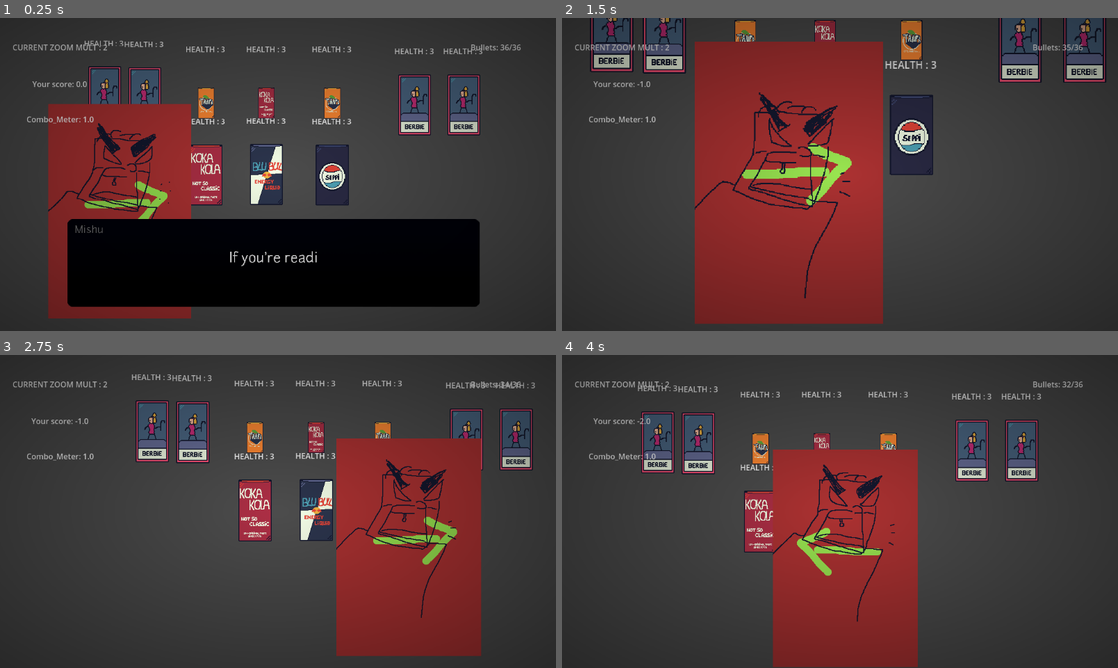
Above: before the commit, frames 1-4 (two rows, left to right).
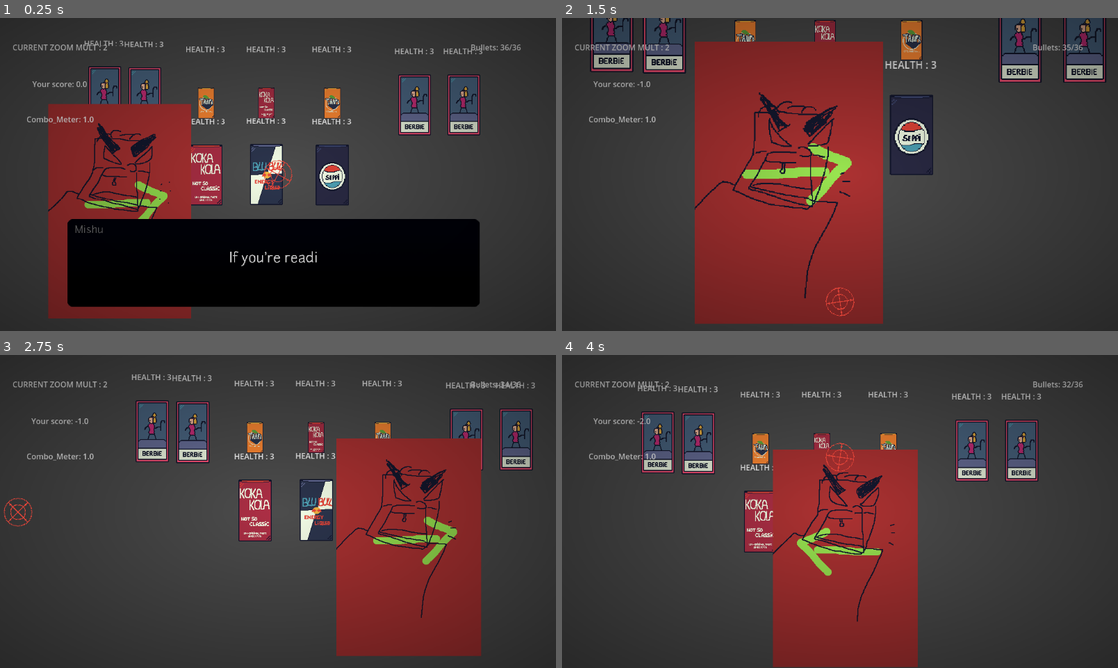
Above: after the commit, the same moments.

Repository: HelpMeFindAUsername/RIFTB
Game: Godot game, scene res://Scenes/2D/Main/main.tscn
Two runs of this game, one before a commit and one after it. Both use one fixed random seed, a clock stepped at 60 frames per second and the inputs below. The engine's default icon, where the game draws it, is replaced by a stand-in: a white triangle on a blue panel in a dark square.
Inputs (mouse positions are in pixels of both pictures, inside the frame that each line leads up to):
- Up to frame 1 (0.25 s): no input
- Up to frame 2 (1.5 s): move the mouse to (840, 46) at 0.52 s; click (840, 46) at 0.6 s; move the mouse to (840, 302) at 1.27 s; right-click (840, 302) at 1.35 s; click (840, 302) at 1.42 s
- Up to frame 3 (2.75 s): move the mouse to (16, 511) at 2.02 s; click (16, 511) at 2.1 s
- Up to frame 4 (4 s): move the mouse to (1101, 505) at 2.77 s; right-click (1101, 505) at 2.85 s; click (1101, 505) at 2.92 s; move the mouse to (840, 458) at 3.52 s; click (840, 458) at 3.6 s

The runs differ from the first frame. In frame 1, 0.1% of the frame differs, in the area x 47-53%, y 45-55%; in frame 2, 0.1%; in frame 3, 0.1%, in the area x 0-6%, y 45-55%; in frame 4, less than 0.1%.

Commit message:
Added Crossair

Diff:
--- a/Scenes/2D/Main/main.tscn
+++ b/Scenes/2D/Main/main.tscn
@@ -9,6 +9,7 @@
 [ext_resource type="PackedScene" uid="uid://gj2cgnt3twct" path="res://Scenes/UI/pause_menu.tscn" id="7_cuaqk"]
 [ext_resource type="AudioStream" uid="uid://beeoibsmhg43o" path="res://Music&Sounds/WAV/SFX/GUNSHOT.wav" id="8_kqche"]
 [ext_resource type="Script" uid="uid://ca1asq2elutmv" path="res://Scripts/gunshot_sfx.gd" id="9_ykg64"]
+[ext_resource type="PackedScene" uid="uid://bi0xqmuxg31ua" path="res://Scenes/UI/mouse_cursor.tscn" id="10_ykg64"]
 
 [node name="Main" type="Node2D"]
 
@@ -83,3 +84,5 @@
 [node name="GUNSHOT_SFX" type="AudioStreamPlayer" parent="."]
 stream = ExtResource("8_kqche")
 script = ExtResource("9_ykg64")
+
+[node name="Mouse_Cursor" parent="." instance=ExtResource("10_ykg64")]
--- /dev/null
+++ b/Scenes/UI/mouse_cursor.tscn
@@ -0,0 +1,27 @@
+[gd_scene load_steps=4 format=3 uid="uid://bi0xqmuxg31ua"]
+
+[ext_resource type="Texture2D" uid="uid://2jf3ic26yodl" path="res://Assets/Crossair/Crossair.png" id="1_4p7qk"]
+
+[sub_resource type="GDScript" id="GDScript_kbbfw"]
+script/source = "extends CanvasLayer
+
+@export var rot_speed = 2
+"
+
+[sub_resource type="GDScript" id="GDScript_4p7qk"]
+script/source = "extends Sprite2D
+
+@onready var mouse_cursor = $\"..\"
+
+func _process(delta):
+	self.position = get_global_mouse_position()
+	self.rotation += mouse_cursor.rot_speed * delta
+"
+
+[node name="Mouse_Cursor" type="CanvasLayer"]
+script = SubResource("GDScript_kbbfw")
+
+[node name="Icon" type="Sprite2D" parent="."]
+scale = Vector2(1.5, 1.5)
+texture = ExtResource("1_4p7qk")
+script = SubResource("GDScript_4p7qk")
--- a/Scripts/reload.gd
+++ b/Scripts/reload.gd
@@ -1,6 +1,6 @@
 extends Timer
 
-func _process(delta: float) -> void:
+func _process(_delta: float) -> void:
 	if Input.is_action_just_pressed("reload"):
 		if Global.bullets:
 			Global.bullets = 1
Binary file added: Assets/Crossair/Crossair.aseprite
Binary file added: Assets/Crossair/Crossair.png
Not shown, added: Assets/Crossair/Crossair.png.import
Not shown: 1 places in Scenes/2D/Main/main.tscn that only renumber resources
